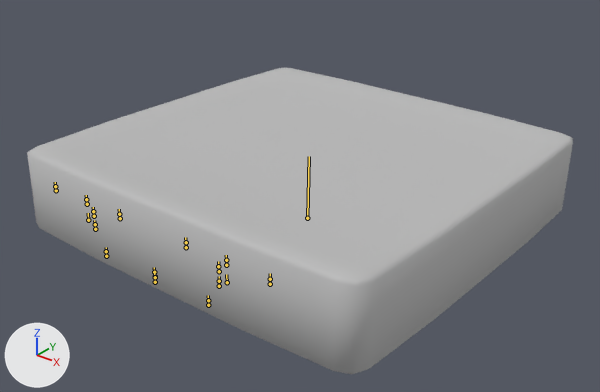
The FBX model Assets/- Asset Store/Custom/Characters/Source/Animations.fbx: old version first, new version second.
Before and after are seen from a camera (50 mm lens) standing at (1.025, -1.31, 0.586) and looking at (0.015, -0.047, -0.197). Every picture has the same lights, and +X, +Y and +Z are marked at lower left. Both versions are drawn at frame 11 of the action 'Armature_Player|Ability_Jump'; the numbers are the values there. The bones that bend it are drawn over the model as lines.
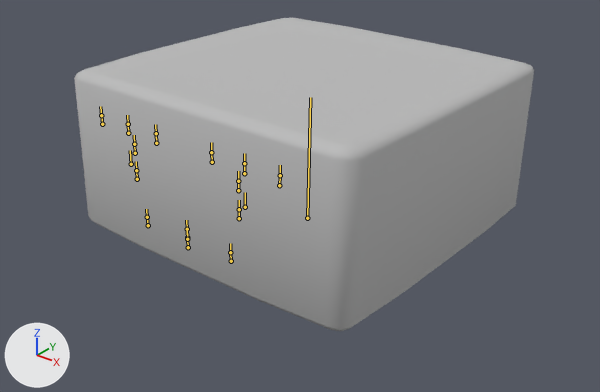
Changed parts and their boxes [x1, y1, x2, y2] in the pictures (600 x 392 px):
'Cube', posed (16% narrower): before [27, 68, 573, 374]; after [74, 18, 534, 331]
bone 'Root', root to tip: before (307, 218) to (309, 156); after (307, 218) to (310, 97)

The change in detail:
Bone 'Root' (bone_root) is rescaled from (1.65, 0.35, 1.65) to (1.34, 0.66, 1.34).
